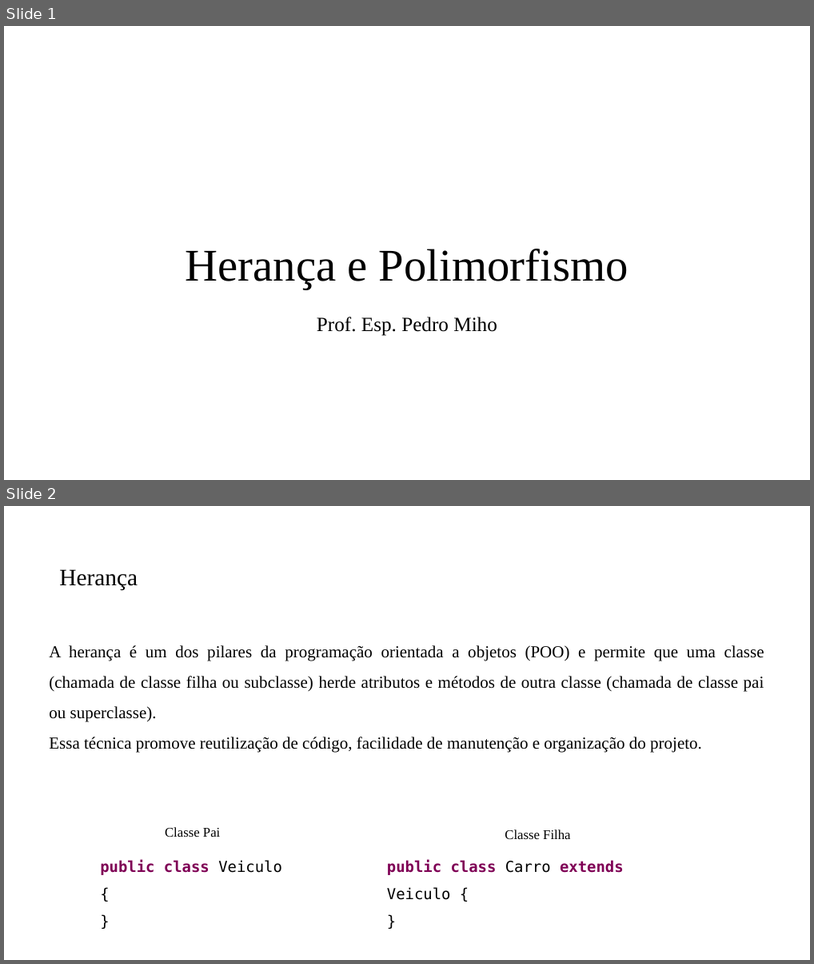
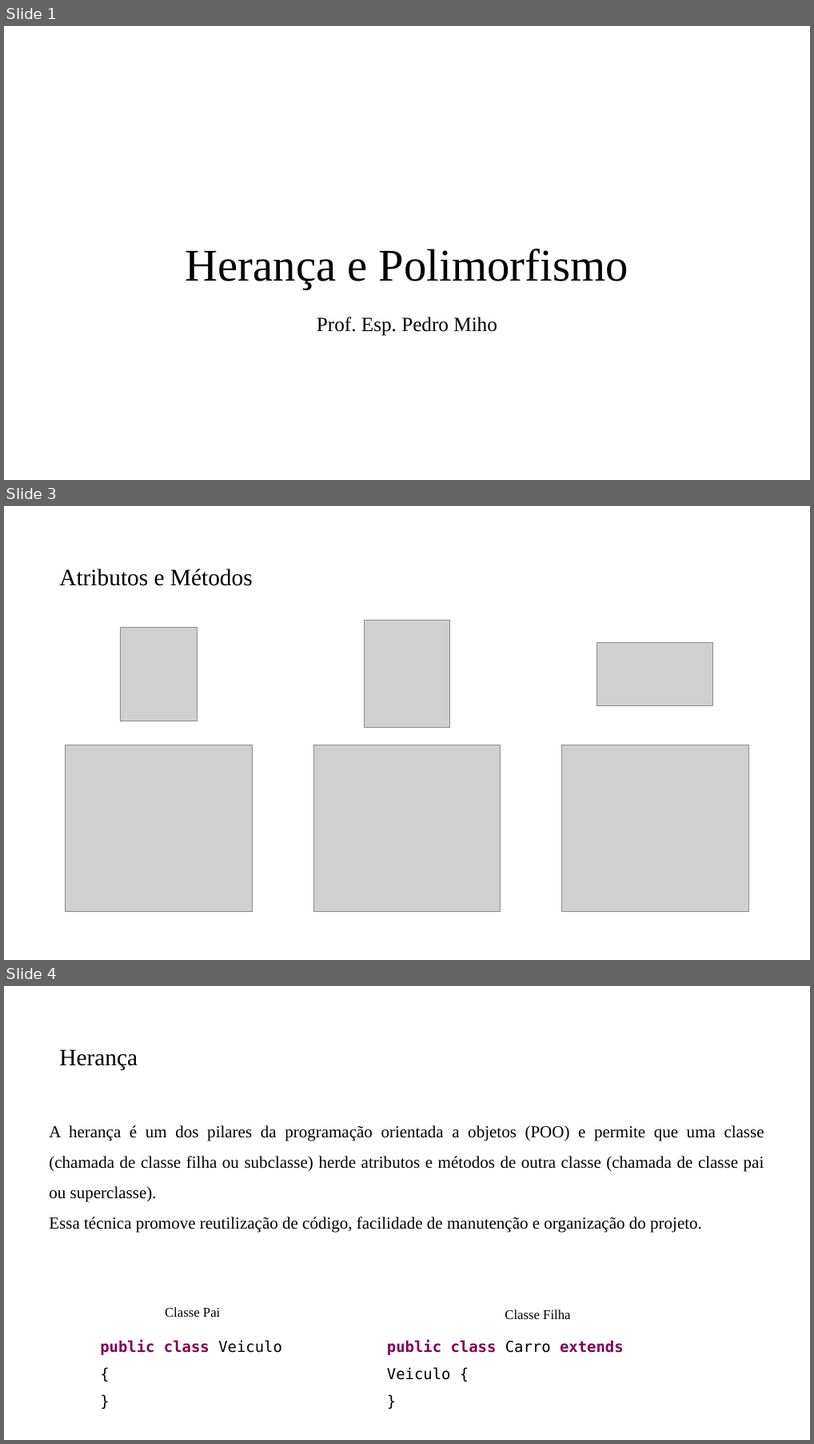
Before and after one commit to PedroMiho/UMC, a slide deck: Projeto de Software e Segurança da Informação - 2026/Projeto de Software/Aula07-HerançaPolimorfismo/Herança e Porlimosfismo.pptx. Shown one above the other, each under a label of ours: slides 1 and 2 before the commit, slides 1, 3 and 4 after it; the slides between them are not shown. The pictures are 814x964 and 814x1444 pixels, drawn with LibreOffice and Linux fonts; fonts in the diff are those of the drawing; grey boxes stand for pictures; background and template pictures are left out. Boxes give left, top, right and bottom in pixels: in the first picture for what was removed or moved away, otherwise in the second. Text is boxed around its words. In the diff, an @@ line names an element or a change of style, - is before the commit and + after.

```diff
--- a/Projeto de Software e Segurança da Informação - 2026/Projeto de Software/Aula07-HerançaPolimorfismo/Herança e Porlimosfismo.pptx
+++ b/Projeto de Software e Segurança da Informação - 2026/Projeto de Software/Aula07-HerançaPolimorfismo/Herança e Porlimosfismo.pptx
@@ slide 3 added at <box>4,506,810,960</box>, background #FFFFFF @@
@@ title added at <box>59,568,253,586</box>, 28 pt, text #000000 @@
+Atributos e Métodos
@@ picture added at <box>365,620,450,728</box> @@
@@ picture added at <box>120,627,198,720</box> @@
@@ picture added at <box>598,642,714,706</box> @@
@@ picture added at <box>66,745,253,912</box> @@
@@ picture added at <box>314,745,501,912</box> @@
@@ picture added at <box>562,745,750,912</box> @@
@@ what was slide 2 is now slide 4 @@
```
Also in this commit, not shown: 1 other slide added, 14 other files.
